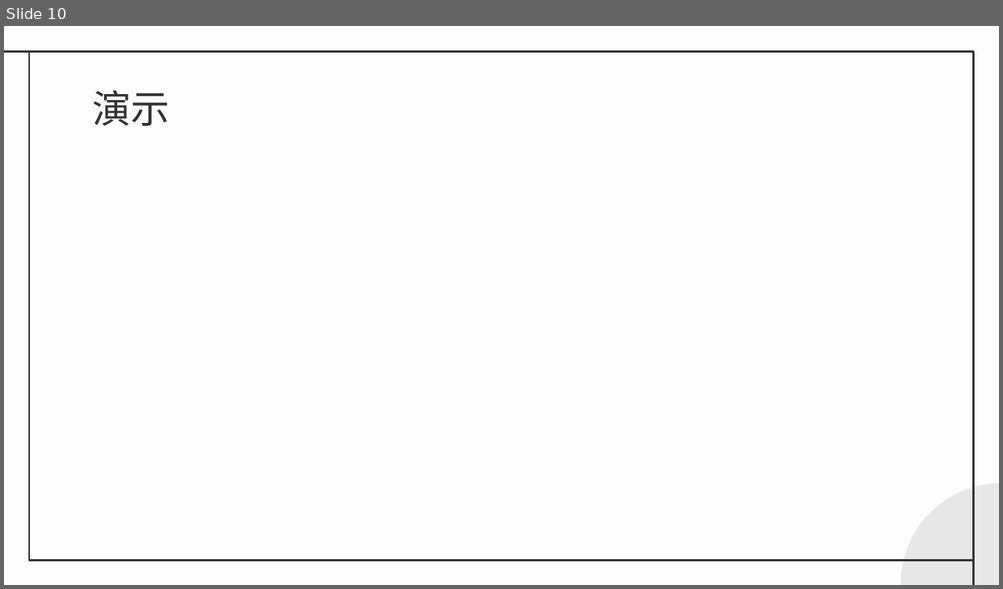
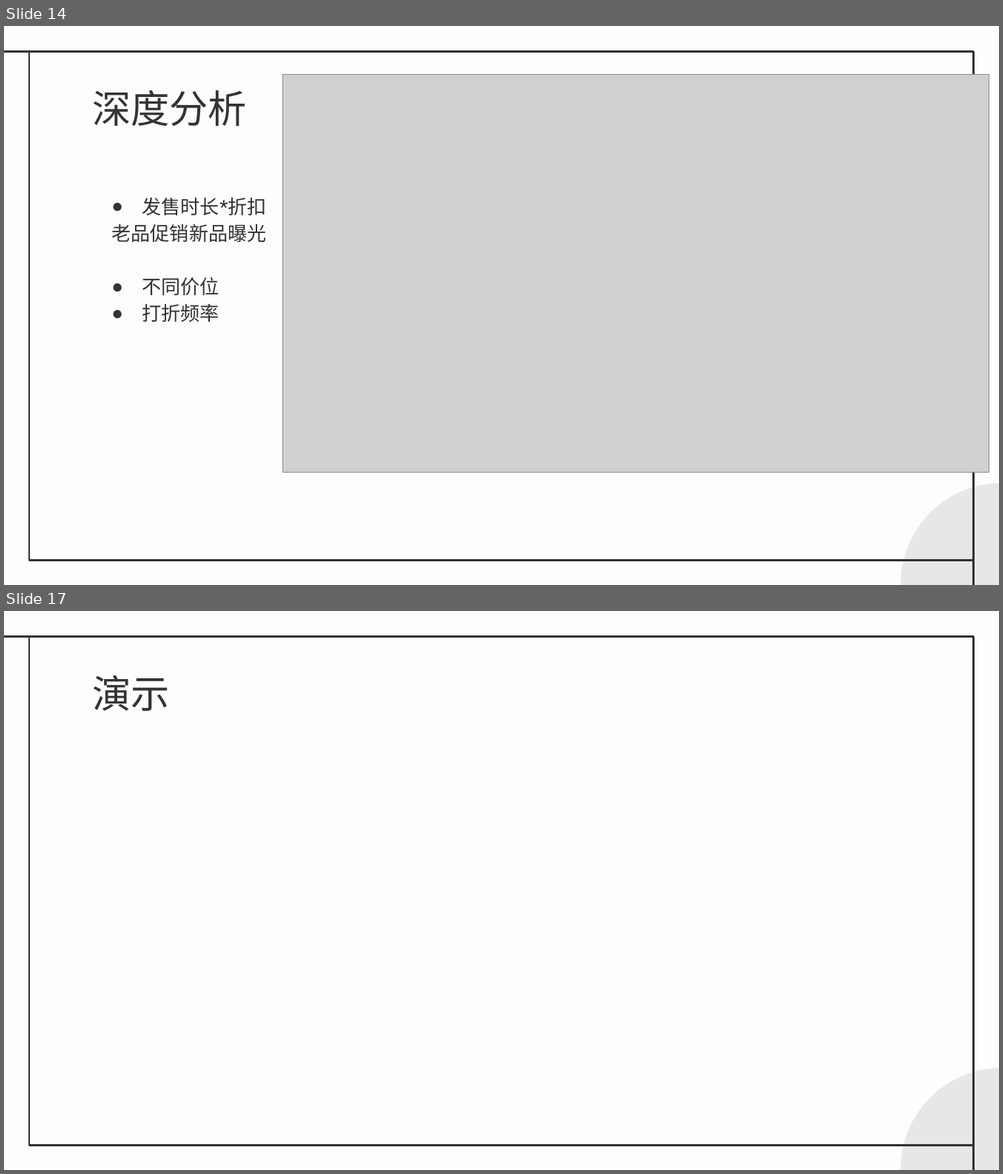
Before and after one commit to sky888galaxy/steam-spider, a slide deck: docs/答辩.pptx. Shown one above the other, each under a label of ours: slide 10 before the commit, slides 14 and 17 after it; the slides between them are not shown. The pictures are 1003x589 and 1003x1174 pixels, drawn with LibreOffice and Linux fonts; fonts in the diff are those of the drawing; grey boxes stand for pictures. Boxes give left, top, right and bottom in pixels: in the first picture for what was removed or moved away, otherwise in the second. Text is boxed around its words. In the diff, an @@ line names an element or a change of style, - is before the commit and + after.

```diff
--- a/docs/答辩.pptx
+++ b/docs/答辩.pptx
@@ slide 14 added at <box>4,26,999,585</box>, background #FDFDFD; not listed: 4 template elements that a slide beside it also shows @@
@@ title added at <box>92,90,247,126</box>, 28 pt, text #333333 @@
+深度分析
@@ picture added at <box>282,75,989,472</box> @@
@@ text added at <box>111,198,266,322</box>, 14 pt, text #333333 @@
+● 发售时长*折扣
+老品促销新品曝光
+● 不同价位
+● 打折频率
@@ what was slide 10 is now slide 17 @@
```
Also in this commit, not shown: 8 slides changed, 9 other slides added, 2 slides removed, 3 other files.
